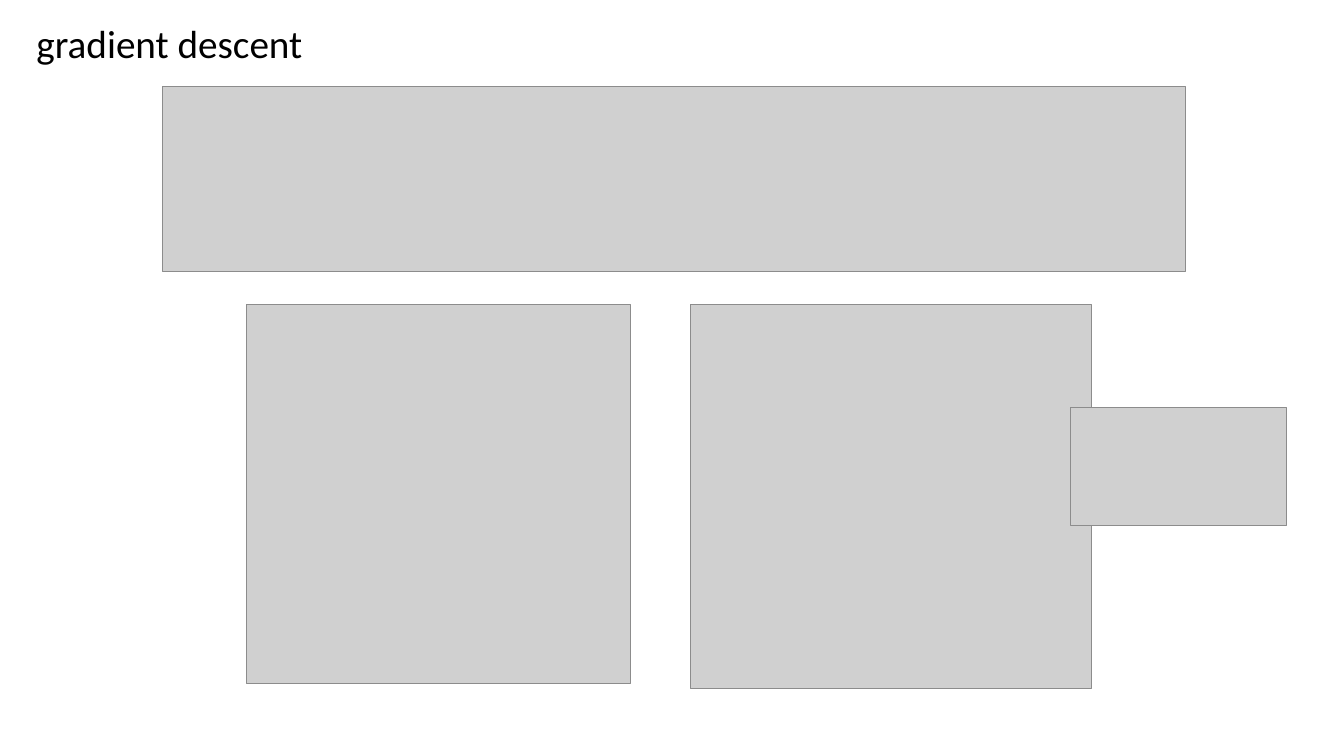
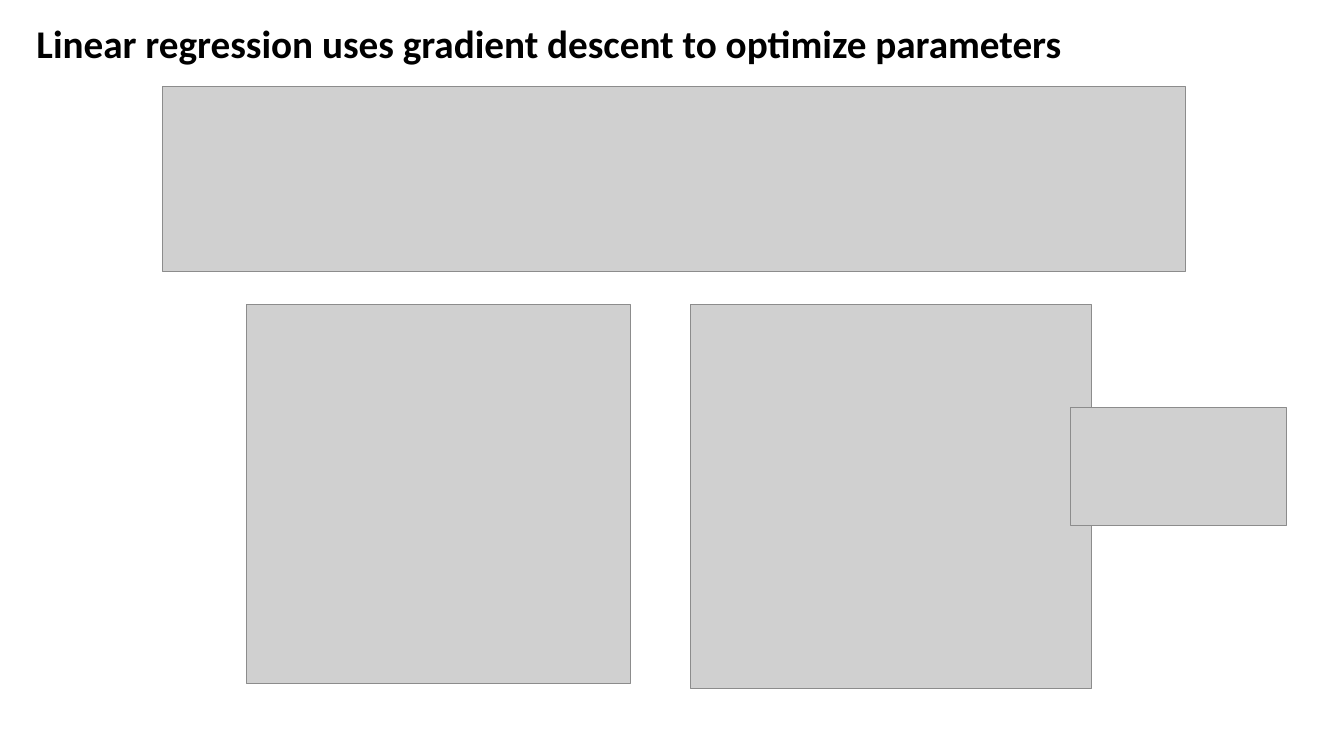
Before and after one commit to CompOmics/ML_AI_Analytical_Chemistry_Course, a slide deck: slide 12 of 01_Foundations/slides/1_2_regression.pptx. Drawn at 1344x756 pixels with LibreOffice and Linux fonts; fonts in the diff are those of the drawing; grey boxes stand for pictures. Boxes give left, top, right and bottom in pixels: in the first picture for what was removed or moved away, otherwise in the second. Text is boxed around its words. In the diff, an @@ line names an element or a change of style, - is before the commit and + after.

```diff
--- a/01_Foundations/slides/1_2_regression.pptx
+++ b/01_Foundations/slides/1_2_regression.pptx
@@ text at (36,30,1061,65): text changed; bold on @@
-gradient descent
+Linear regression uses gradient descent to optimize parameters
```
Also in this commit, not shown: 16 other slides changed, 26 other files.
